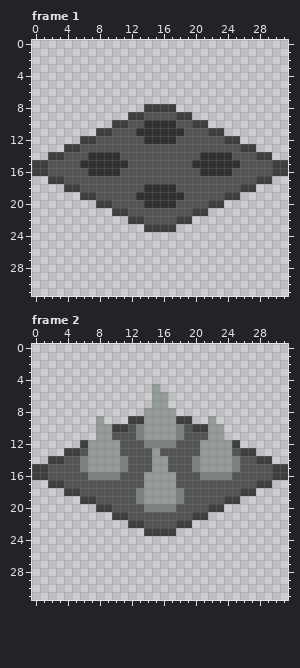
Pixel-art file -- Assets/Spikes.aseprite. Above, as it was before the edit.
32x32 pixels, 2 frames. Shown: frame 1, frame 2. The old version is drawn lined up with the new one.
And afterwards:
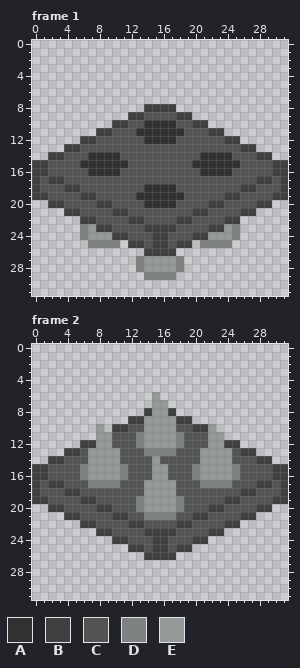
Palette (. is transparent): A #313131  B #3f4140  C #525554  D #7e8280  E #939a98
What changed:
whole drawing moved by +0,-8 (the old picture is shown already moved)
Frame 1:
The author put colour B in rows 17 to 18 at x 0 and 31; in row 19 at x 0 to 1 and 30 to 31; in row 20 at x 2 to 3 and 28 to 29; in row 21 at x 4 to 5 and 26 to 27; in row 22 at x 6 to 7 and 24 to 25; in row 23 at x 8 to 9 and 22 to 23.
The author put colour B in row 24 at x 10 to 11, 15 to 16 and 20 to 21; in row 25 at x 12 to 13, 15 to 16 and 18 to 19; in row 26 at x 14 to 17.
The author put colour C in row 17 at x 1 and 30; in row 18 at x 1 to 3 and 28 to 30; in row 19 at x 2 to 5 and 26 to 29; in row 20 at x 4 to 7 and 24 to 27; in row 21 at x 6 to 9 and 22 to 25; in row 22 at x 8 to 11 and 20 to 23.
The author put colour C in row 23 at x 10 to 13 and 18 to 21; in row 24 at x 12 to 14 and 17 to 19; in row 25 at x 14 and 17.
The author put colour D in rows 23 to 24 at x 6 and 25; in row 25 at x 7 to 10 and 21 to 24; in rows 27 to 28 at x 13 and 18; in row 29 at x 14 to 17.
The author put colour E in row 23 at x 7 and 24; in row 24 at x 7 to 9 and 22 to 24; in rows 27 to 28 at x 14 to 17.
Frame 2:
The author put colour B in rows 17 to 18 at x 0 and 31; in row 19 at x 0 to 1 and 30 to 31; in row 20 at x 2 to 3 and 28 to 29; in row 21 at x 4 to 5 and 26 to 27; in row 22 at x 6 to 7 and 24 to 25; in row 23 at x 8 to 9 and 22 to 23.
The author put colour B in row 24 at x 10 to 11, 15 to 16 and 20 to 21; in row 25 at x 12 to 13, 15 to 16 and 18 to 19; in row 26 at x 14 to 17.
Colour E becomes colour B in row 8 at x 14 and 17; in row 12 at x 7 and 24.
The author put colour C in row 17 at x 1 and 30; in row 18 at x 1 to 3 and 28 to 30; in row 19 at x 2 to 5 and 26 to 29; in row 20 at x 4 to 7 and 24 to 27; in row 21 at x 6 to 9 and 22 to 25; in row 22 at x 8 to 11 and 20 to 23.
The author put colour C in row 23 at x 10 to 13 and 18 to 21; in row 24 at x 12 to 14 and 17 to 19; in row 25 at x 14 and 17.
Colour D becomes colour C in row 10 at x 13 and 18; in row 14 at x 6, 11, 20 and 25; in row 18 at x 13 and 18.
Colour E becomes colour C in row 12 at x 10 and 21; in row 14 at x 16; in row 16 at x 14 and 17.
Colour C becomes colour D in row 12 at x 13 and 18; in row 13 at x 14 and 16 to 17; in row 16 at x 6, 11, 20 and 25; in row 17 at x 7 to 10 and 21 to 24; in row 20 at x 13 and 18; in row 21 at x 14 to 17.
Colour E becomes colour D in row 13 at x 15.
Colour D becomes colour E in row 12 at x 14 to 17; in row 16 at x 7 to 10 and 21 to 24; in row 20 at x 14 to 17.
The edit erases colour E in row 5 at x 15; in row 6 at x 16; in row 9 at x 8 and 22; in row 10 at x 9 and 23.
Pixel boxes of the changes (left, top, right, bottom) in both pictures:
added: (32, 176, 288, 280)
changed: (32, 384, 288, 560)
